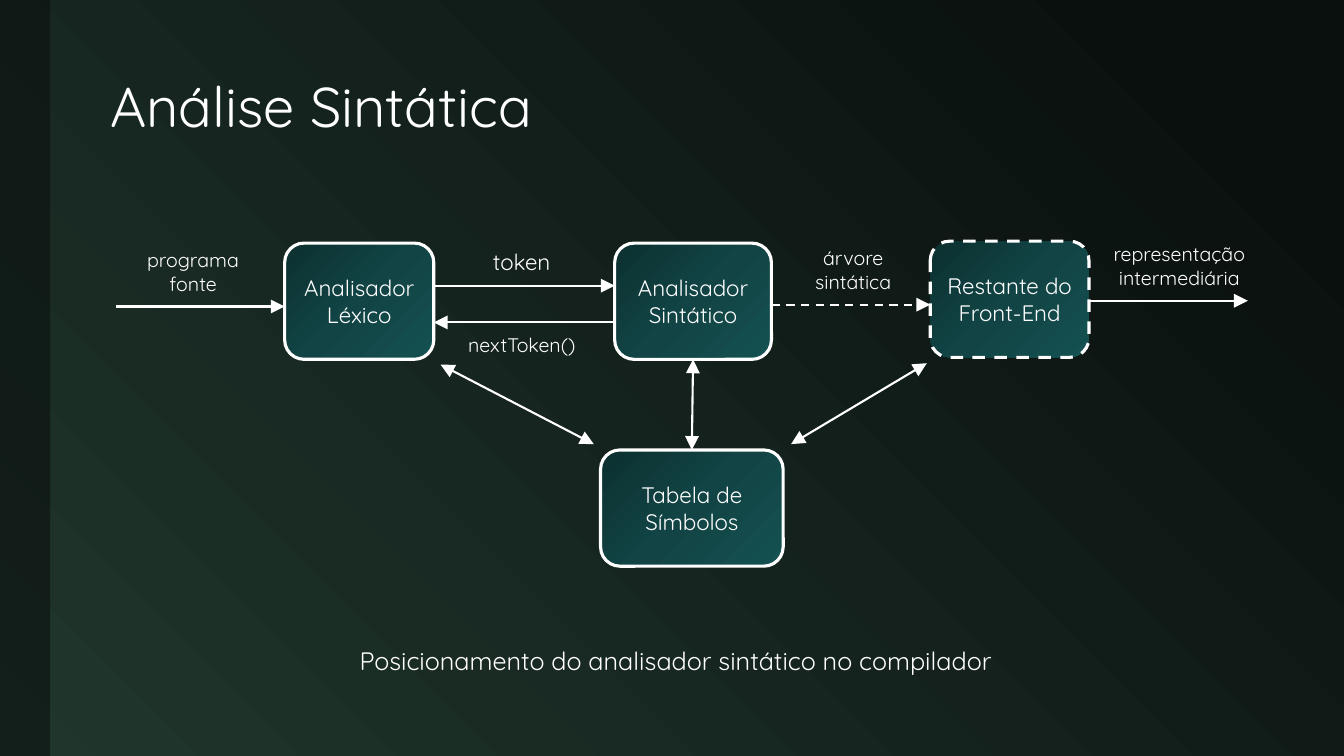
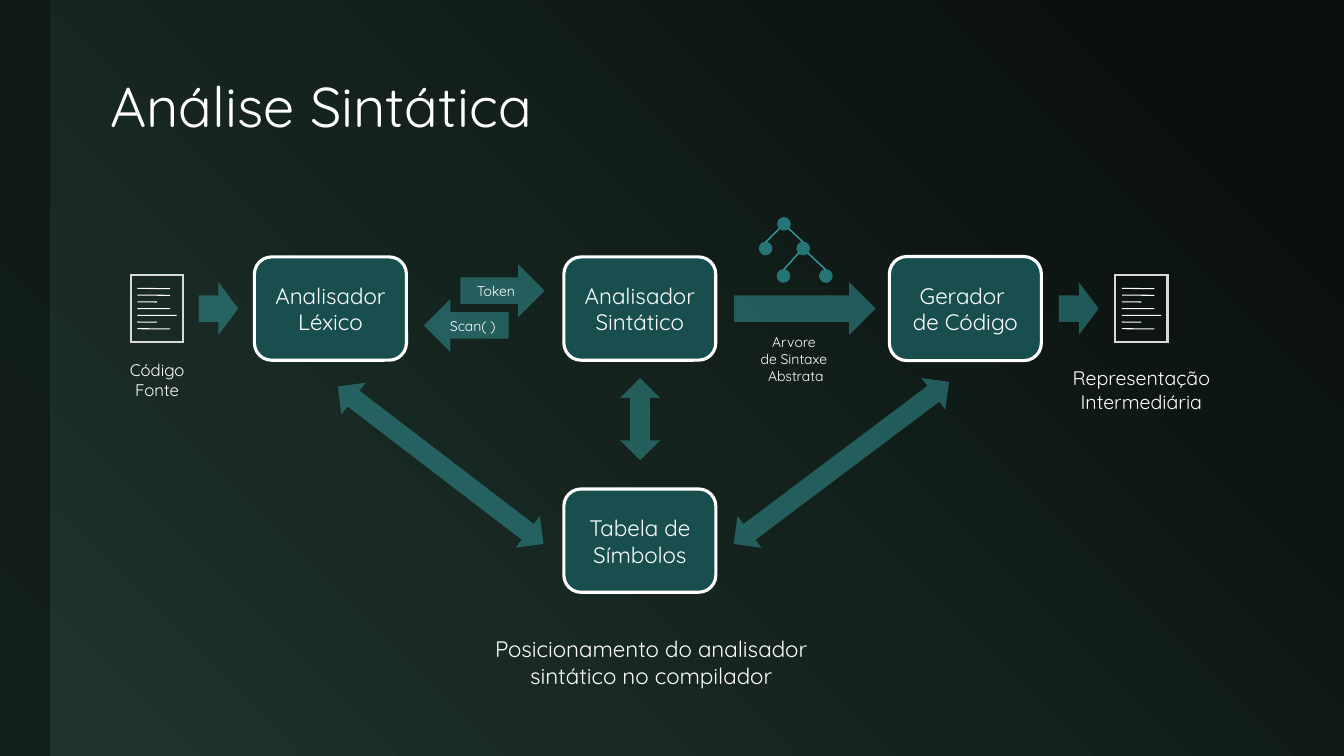
Before and after one commit to JudsonSS/Compiladores, a slide deck: slide 6 of Slides/19. Gramáticas.pptx. Drawn at 1344x756 pixels with LibreOffice and Linux fonts; fonts in the diff are those of the drawing. Boxes give left, top, right and bottom in pixels: in the first picture for what was removed or moved away, otherwise in the second. Text is boxed around its words. In the diff, an @@ line names an element or a change of style, - is before the commit and + after.

```diff
--- a/Slides/19. Gramáticas.pptx
+++ b/Slides/19. Gramáticas.pptx
@@ rounded rectangle "Analisador Léxico": place and size @@
-rounded rectangle "Analisador Léxico" at [284, 243, 434, 359]
+rounded rectangle "Analisador Léxico" at [254, 257, 406, 361]
@@ right arrow "Token": place and size @@
-right arrow "Token" at [493, 253, 551, 271]
+right arrow "Token" at [461, 264, 545, 317]
@@ right arrow "Token" at [461, 264, 545, 317]: vertical alignment top to middle; fill none to #339C9F at 50% opacity @@
@@ rounded rectangle "Analisador Sintático": place and size @@
-rounded rectangle "Analisador Sintático" at [615, 243, 771, 359]
+rounded rectangle "Analisador Sintático" at [564, 257, 716, 361]
@@ text removed at [815, 251, 891, 290] @@
-árvore sintática
@@ rounded rectangle removed at [931, 241, 1089, 357] @@
-Restante do Front-End
@@ arrow removed from (434, 285) to (615, 285) @@
@@ text in right arrow at [477, 285, 515, 296]: text changed; size 16 to 10 pt @@
-token
+Token
@@ arrow removed from (116, 307) to (284, 307) @@
@@ arrow removed from (615, 323) to (434, 323) @@
@@ arrow removed from (771, 304) to (931, 304) @@
@@ arrow removed from (1089, 300) to (1248, 300) @@
@@ text removed at [468, 337, 575, 356] @@
-nextToken()
@@ text at [130, 363, 185, 396]: text changed; size 14 to 12 pt @@
-programa
-fonte
+Código
+Fonte
@@ double arrow removed from (441, 365) to (594, 445) @@
@@ double arrow removed from (693, 360) to (692, 450) @@
@@ group added at [131, 218, 1168, 560]: 18 lines, 5 ellipses, 4 right arrows, 3 left right arrows, 2 rectangles, 1 text, 1 rounded rectangle @@
+Scan( )
+Arvore
+de Sintaxe
+Abstrata
+Gerador
+de Código
@@ double arrow removed from (927, 363) to (791, 445) @@
@@ text at [1073, 371, 1210, 410]: text changed @@
-representação intermediária
+Representação Intermediária
@@ fill gradient #0D3032 to #124546 to #155254 to #1A4E4F in 3 elements at [254, 257, 406, 361], [564, 257, 716, 361], [564, 489, 716, 593] @@
@@ rounded rectangle "Tabela de Símbolos": place and size @@
-rounded rectangle "Tabela de Símbolos" at [601, 450, 783, 566]
+rounded rectangle "Tabela de Símbolos" at [564, 489, 716, 593]
@@ text "Posicionamento do analisador sintático no ...": place and size @@
-text "Posicionamento do analisador sintático no ..." at [360, 651, 991, 675]
+text "Posicionamento do analisador sintático no ..." at [495, 640, 807, 689]
@@ text "Posicionamento do analisador sintático no ..." at [495, 640, 807, 689]: size 18 to 16 pt; alignment left to centre @@
```
Also in this commit, not shown: 15 other slides changed, 6 slides added.
